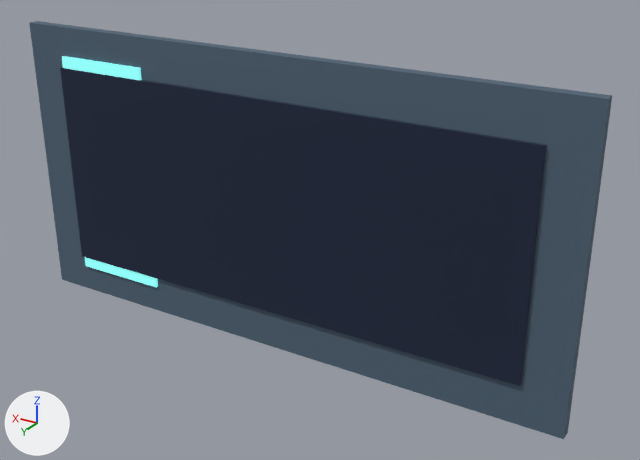
The glTF model assets/env/bunker/sign_stencil_arrow.glb, before and after one commit.
The view is the same before and after, from a 50 mm camera at (-0.594, 0.872, 0.623) aimed at (-0.059, -0.02, 0.177). The axes (+X, +Y, +Z) are drawn at lower left. The lights are the same throughout. The picture after the commit comes second. Vertices at exactly the same position are counted once.

Names of what the first picture shows: 'sign_stencil_arrow'.
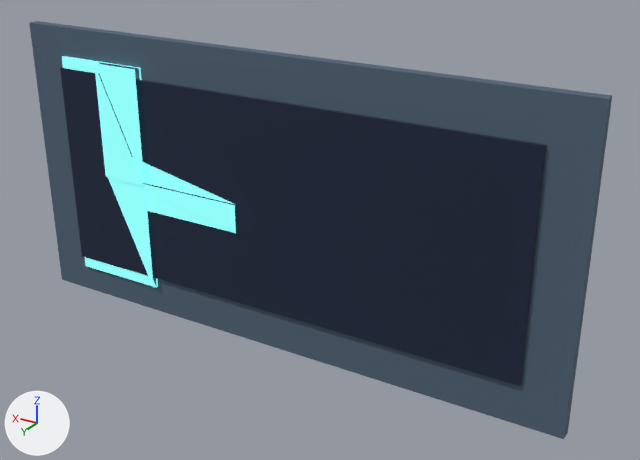
Scene script edits in JSON lines:
```json
{"block": "me_sign_stencil_arrow", "where": "# used by ob_sign_stencil_arrow; location = (0.0, 0.0, 0.0)"}
{"op": "remove", "block": "me_sign_stencil_arrow", "code": "me_sign_stencil_arrow.from_pydata(...)  # 104 vertices, 192 faces; spans x -0.4..0.4, y -0.01..0.01, z 0.0..0.4"}
{"op": "add", "block": "me_sign_stencil_arrow", "code": "me_sign_stencil_arrow.from_pydata(...)  # 140 vertices, 192 faces; spans x -0.4..0.4, y -0.01..0.018, z 0.0..0.4"}
{"block": "me_sign_stencil_arrow", "change": "me_sign_stencil_arrow part 1"}
{"block": "me_sign_stencil_arrow", "change": "12 faces are deleted"}
{"block": "me_sign_stencil_arrow", "change": "24 vertices are added at x 0.05..0.27, y -0.006..0.018, z 0.04..0.36"}
{"block": "me_sign_stencil_arrow", "change": "6 new vertices lie (0.2, 0.0, 0.04) away from vertices in x 0.05, y -0.002..0.013, z 0.16..0.2"}
{"block": "me_sign_stencil_arrow", "change": "6 new vertices lie (0.07, 0.0, 0.16) away from vertices in x 0.2, y -0.006..0.018, z 0.04..0.2"}
{"block": "me_sign_stencil_arrow", "change": "12 new faces join them"}
```

Changed parts and their boxes [x1, y1, x2, y2] in the pictures (640 x 460 px; the box of a moved part takes in the faces that stretch with it):
```json
{"part": 1, "of": "me_sign_stencil_arrow", "change": "moved or reshaped", "before": [99, 62, 156, 285], "after": [94, 63, 236, 288]}
```
